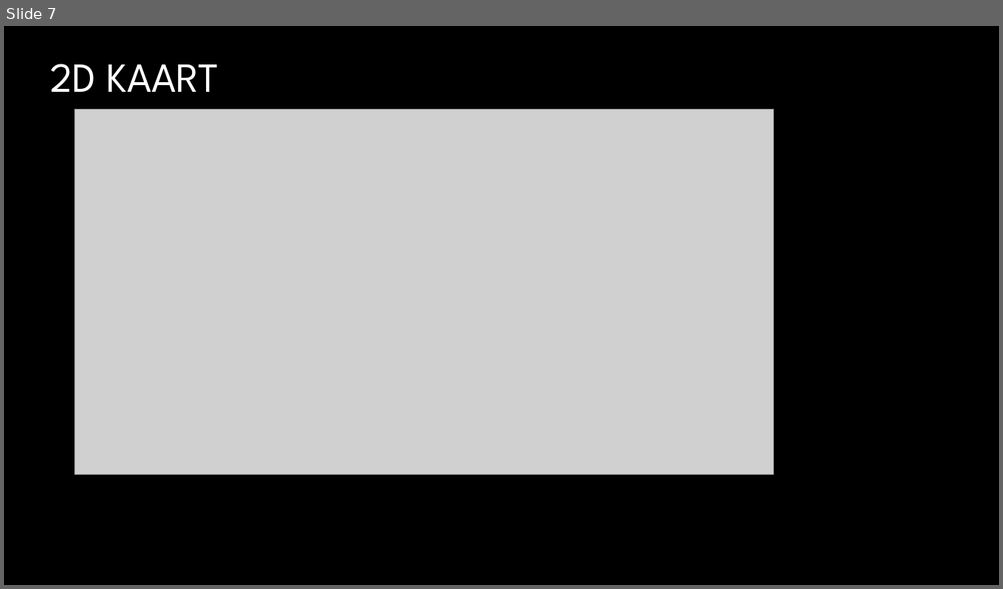
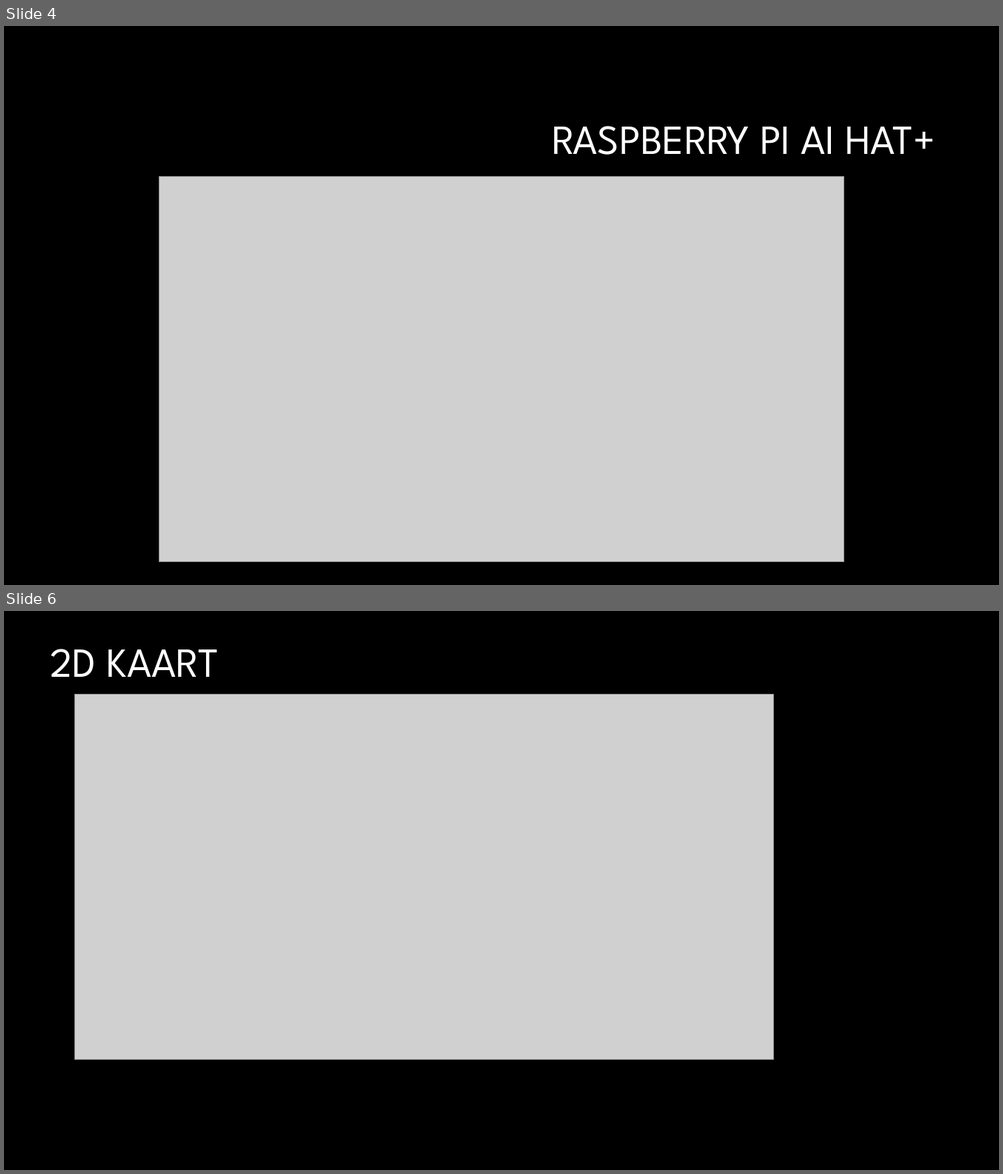
Before and after one commit to TomHeij/Project5-6, a slide deck: Opleverset_Project_5-6/Manage_&_Control/Presentaties/Sprint Meeting 6 Project 5-6.pptx. Shown one above the other, each under a label of ours: slide 7 before the commit, slides 4 and 6 after it; the slides between them are not shown. The pictures are 1003x589 and 1003x1174 pixels, drawn with LibreOffice and Linux fonts; fonts in the diff are those of the drawing; grey boxes stand for pictures; background and template pictures are left out. Boxes give left, top, right and bottom in pixels: in the first picture for what was removed or moved away, otherwise in the second. Text is boxed around its words. In the diff, an @@ line names an element or a change of style, - is before the commit and + after.

```diff
--- a/Opleverset_Project_5-6/Manage_&_Control/Presentaties/Sprint Meeting 6 Project 5-6.pptx
+++ b/Opleverset_Project_5-6/Manage_&_Control/Presentaties/Sprint Meeting 6 Project 5-6.pptx
@@ slide 4 added at bbox=[4, 26, 999, 585], background #000000 @@
@@ title added at bbox=[552, 126, 935, 155], 40 pt, text #FFFFFF @@
+RASPBERRY PI AI HAT+
@@ picture added at bbox=[159, 177, 844, 562] @@
@@ what was slide 7 is now slide 6 @@
```
Also in this commit, not shown: 2 slides changed, 1 other slide added, 3 slides removed, 4 other files.
